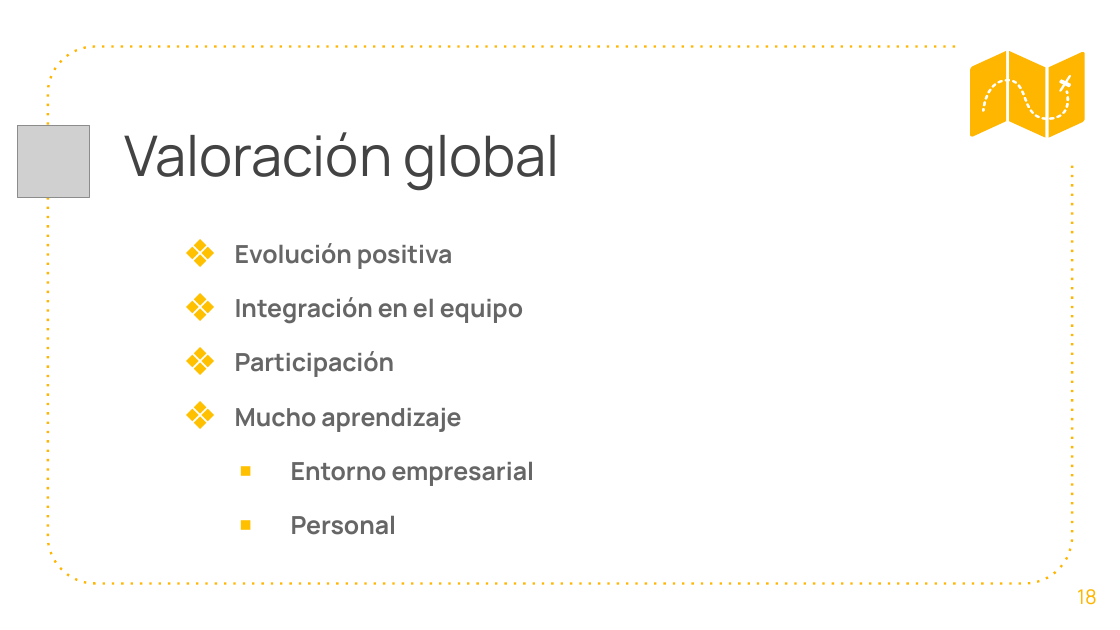
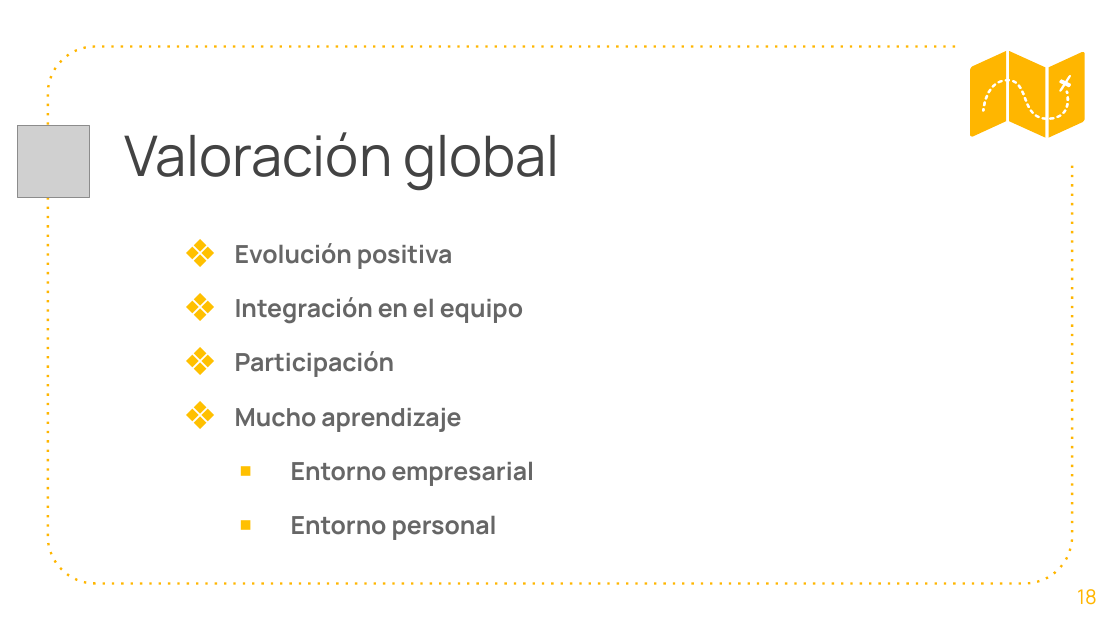
Before and after one commit to Mirirubi/TFMiri, a slide deck: slide 18 of practicas-MOVALSYS/PresentacionPracticas.pptx. Drawn at 1120x630 pixels with LibreOffice and Linux fonts; fonts in the diff are those of the drawing; grey boxes stand for pictures. Boxes give left, top, right and bottom in pixels: in the first picture for what was removed or moved away, otherwise in the second. Text is boxed around its words. In the diff, an @@ line names an element or a change of style, - is before the commit and + after.

Commit message:
revision

```diff
--- a/practicas-MOVALSYS/PresentacionPracticas.pptx
+++ b/practicas-MOVALSYS/PresentacionPracticas.pptx
@@ text at (x1=291, y1=515, x2=497, y2=540): text changed @@
-    ▪ Personal
+    ▪ Entorno personal
```
